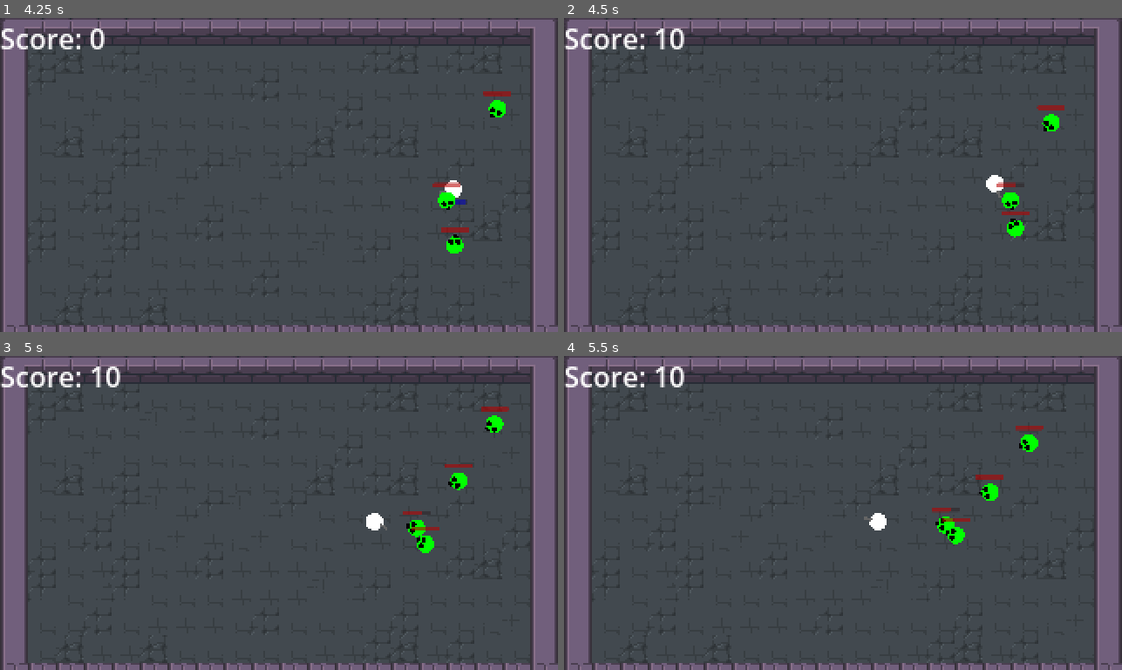
Above: before the commit, frames 1-4 (two rows, left to right).
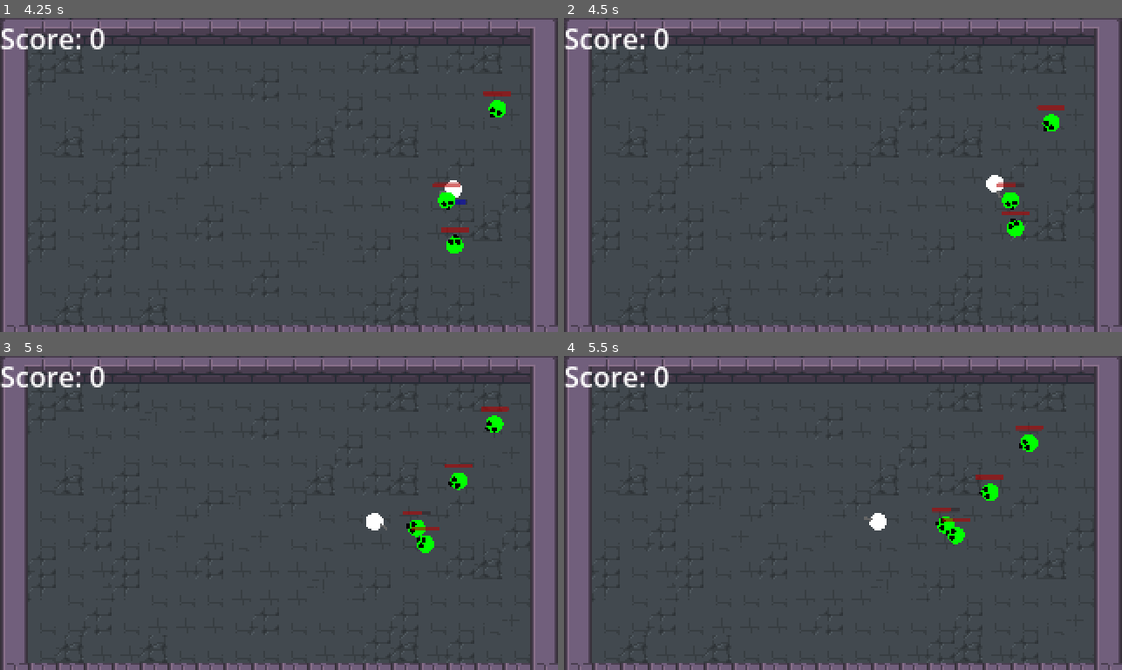
Above: after the commit, the same moments.

Repository: Spookyinator/TroglodyteCSGame
Game: Godot game, scene res://Screens/menu.tscn
Same seed, same stepped clock (60 frames per second), same inputs: the game is played once before the commit and once after it.
Inputs (mouse positions are in pixels of both pictures, inside the frame that each line leads up to):
- Up to frame 1 (4.25 s): click "Start Game" at 0.5 s; tap Enter at 1.25 s; move the mouse to (401, 159) at 1.27 s; hold D (Right) 1.28-2.03 s; click (401, 159) at 1.35 s; move the mouse to (167, 190) at 2.02 s; hold S (Down) 2.03-2.78 s; tap Shift (slide) at 2.1, 3.6 s; move the mouse to (334, 105) at 2.77 s; hold D (Right) 2.78-3.53 s; click (334, 105) at 2.85 s; move the mouse to (251, 237) at 3.52 s; hold W (Up) from 3.53 s (still down)
- Up to frame 2 (4.5 s): move the mouse to (1010, 222) at 4.27 s; release W (Up) at 4.28 s; hold A (Left) from 4.28 s (still down); click (1010, 222) at 4.35 s
- Up to frame 3 (5 s): keep holding A (Left)
- Up to frame 4 (5.5 s): keep holding A (Left); move the mouse to (675, 465) at 5.02 s; tap Shift (slide) at 5.1 s

Frame 1 is identical in both runs. In frame 2, 0.2% of the frame differs, in the area x 16-22%, y 3-10%; in frame 3, 0.2%; in frame 4, 0.2%.

Commit message:
powerup test
currently just red squares for now

Diff:
--- a/CSPGame/Enemies/enemyTest.gd
+++ b/CSPGame/Enemies/enemyTest.gd
@@ -38,7 +38,7 @@
 		health_bar.value = 0
 
 func _on_hitbox_no_health():
-	isKilled.emit(KILLPOINTS)
+	isKilled.emit(KILLPOINTS, position.x, position.y)
 	queue_free()
 
 @warning_ignore("unused_parameter")
--- /dev/null
+++ b/CSPGame/Powerups/test_powerup.gd
@@ -0,0 +1,11 @@
+extends Area2D
+
+
+# Called when the node enters the scene tree for the first time.
+func _ready():
+	pass # Replace with function body.
+
+
+# Called every frame. 'delta' is the elapsed time since the previous frame.
+func _process(delta):
+	pass
--- a/CSPGame/Powerups/test_powerup.tscn
+++ b/CSPGame/Powerups/test_powerup.tscn
@@ -1,11 +1,13 @@
-[gd_scene load_steps=3 format=3 uid="uid://dio7y2hia215d"]
+[gd_scene load_steps=4 format=3 uid="uid://dio7y2hia215d"]
 
+[ext_resource type="Script" path="res://Powerups/test_powerup.gd" id="1_870q5"]
 [ext_resource type="Texture2D" uid="uid://c362lcd20mjjh" path="res://Assets/RedSquare.png" id="1_musc0"]
 
 [sub_resource type="RectangleShape2D" id="RectangleShape2D_vb8g7"]
-size = Vector2(32, 32)
+size = Vector2(8, 8)
 
 [node name="Area2D" type="Area2D"]
+script = ExtResource("1_870q5")
 
 [node name="Node2D" type="Node2D" parent="."]
 
@@ -13,4 +15,5 @@
 shape = SubResource("RectangleShape2D_vb8g7")
 
 [node name="Sprite2D" type="Sprite2D" parent="."]
+scale = Vector2(0.25, 0.25)
 texture = ExtResource("1_musc0")
--- a/CSPGame/World/level.gd
+++ b/CSPGame/World/level.gd
@@ -1,5 +1,6 @@
 extends Node2D
 @export var test_zombie_scene: PackedScene
+@export var power_up_scene: PackedScene
 var isPlayerDead = false
 var gameOver = preload("res://Screens/gameOver.tscn")
 var points = 0
@@ -20,10 +21,16 @@
 		zombie.isKilled.connect(_on_zombie_killed)
 		add_child(zombie)
 
-func _on_zombie_killed(pointsScored):
+func _on_zombie_killed(pointsScored, x, y):
 	points += pointsScored
 	print(points)
 	update_score_label()
+	if randf() < 0.05:
+		spawn_power_up(x, y)
+func spawn_power_up(x, y):
+	var powerup = power_up_scene.instantiate()
+	powerup.global_position = Vector2(x, y)
+	add_child(powerup);
 func update_score_label():
 	scoreLabel.text = "Score: %d" % points
 func _on_player_player_dead():
--- a/CSPGame/World/level.tscn
+++ b/CSPGame/World/level.tscn
@@ -1,9 +1,10 @@
-[gd_scene load_steps=8 format=3 uid="uid://eu3ejaoi5nlj"]
+[gd_scene load_steps=9 format=3 uid="uid://bxc71bqpm5xjp"]
 
 [ext_resource type="PackedScene" uid="uid://b8bfpaktqyh0m" path="res://Player/player.tscn" id="1_dyldr"]
 [ext_resource type="Script" path="res://World/level.gd" id="1_xbnhj"]
 [ext_resource type="Texture2D" uid="uid://dx2tunlp8b0tm" path="res://Assets/Dungeon tileset.png" id="2_14ksr"]
 [ext_resource type="PackedScene" uid="uid://ce6iml8dpgcct" path="res://Enemies/enemyTest.tscn" id="3_2q0tg"]
+[ext_resource type="PackedScene" uid="uid://dio7y2hia215d" path="res://Powerups/test_powerup.tscn" id="3_cflf3"]
 [ext_resource type="AudioStream" uid="uid://bep8crgabfj4x" path="res://MusicFiles/meathook.mp3" id="5_5ve35"]
 
 [sub_resource type="TileSetAtlasSource" id="TileSetAtlasSource_f24y4"]
@@ -186,6 +187,7 @@
 [node name="Level" type="Node2D"]
 script = ExtResource("1_xbnhj")
 test_zombie_scene = ExtResource("3_2q0tg")
+power_up_scene = ExtResource("3_cflf3")
 
 [node name="TileMap" type="TileMap" parent="."]
 tile_set = SubResource("TileSet_u5jyd")
